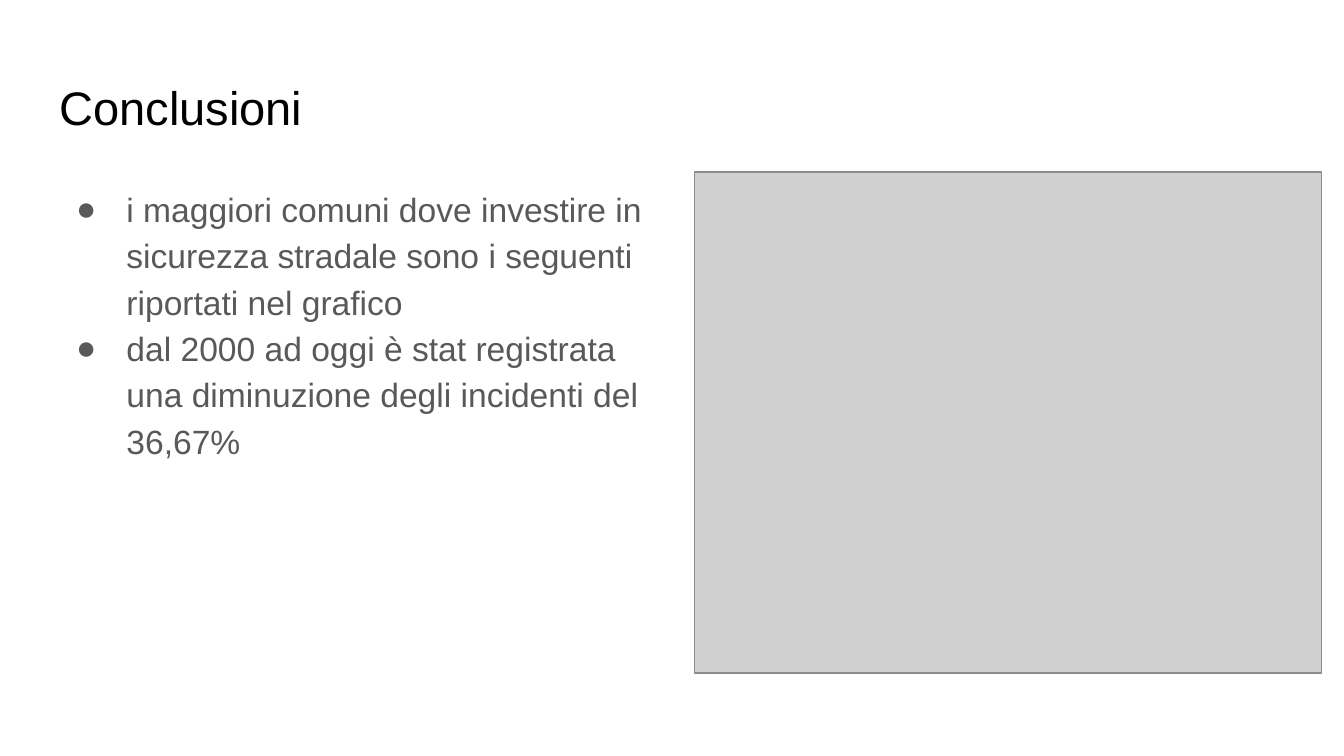
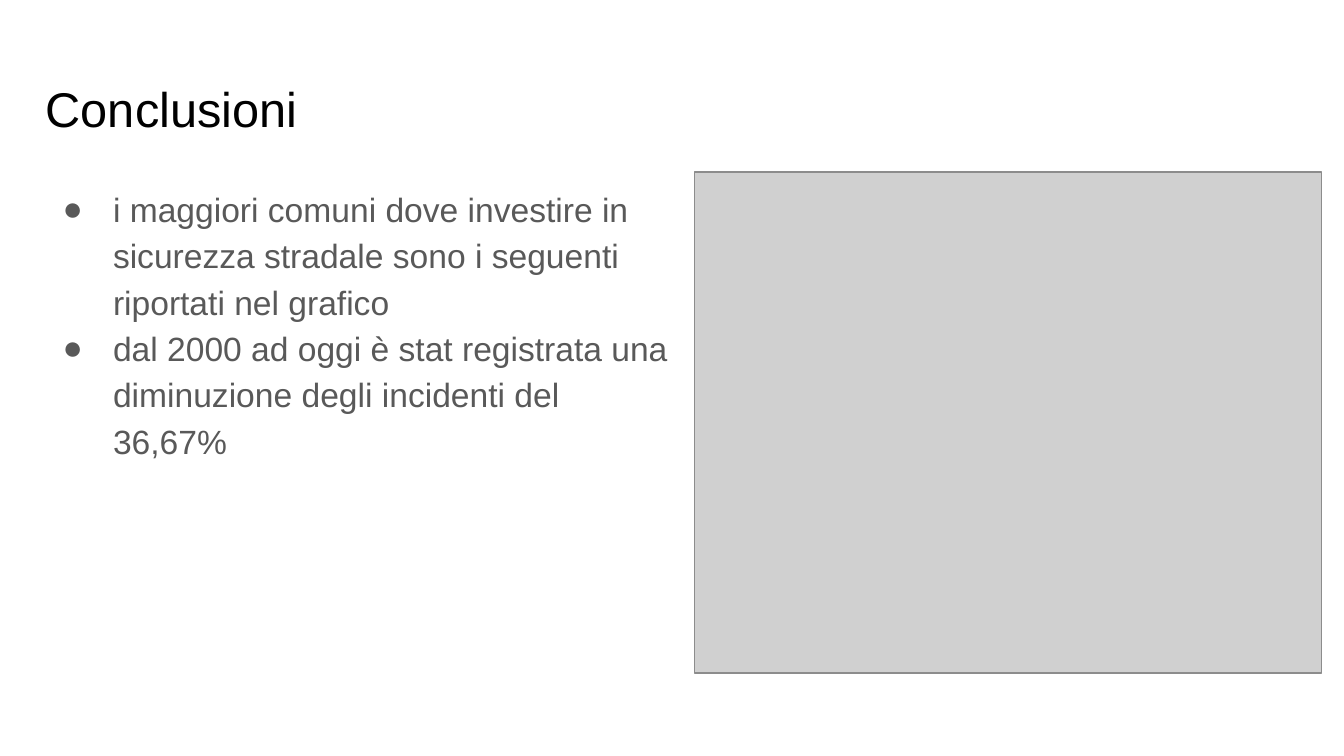
Before and after one commit to Gabriele360/progetto-finale-dapt26, a slide deck: slide 5 of slide progetto finale salmi gabriele.pptx. Drawn at 1344x756 pixels with LibreOffice and Linux fonts; fonts in the diff are those of the drawing; grey boxes stand for pictures. Boxes give left, top, right and bottom in pixels: in the first picture for what was removed or moved away, otherwise in the second. Text is boxed around its words. In the diff, an @@ line names an element or a change of style, - is before the commit and + after.

```diff
--- a/slide progetto finale salmi gabriele.pptx
+++ b/slide progetto finale salmi gabriele.pptx
@@ title "Conclusioni" at (46,91,297,128): size 25.2 to 26 pt @@
@@ text "i maggiori comuni dove investire ..." rewrapped from (126,197,641,459) to (113,197,667,459) @@
```
Also in this commit, not shown: 3 other slides changed.
